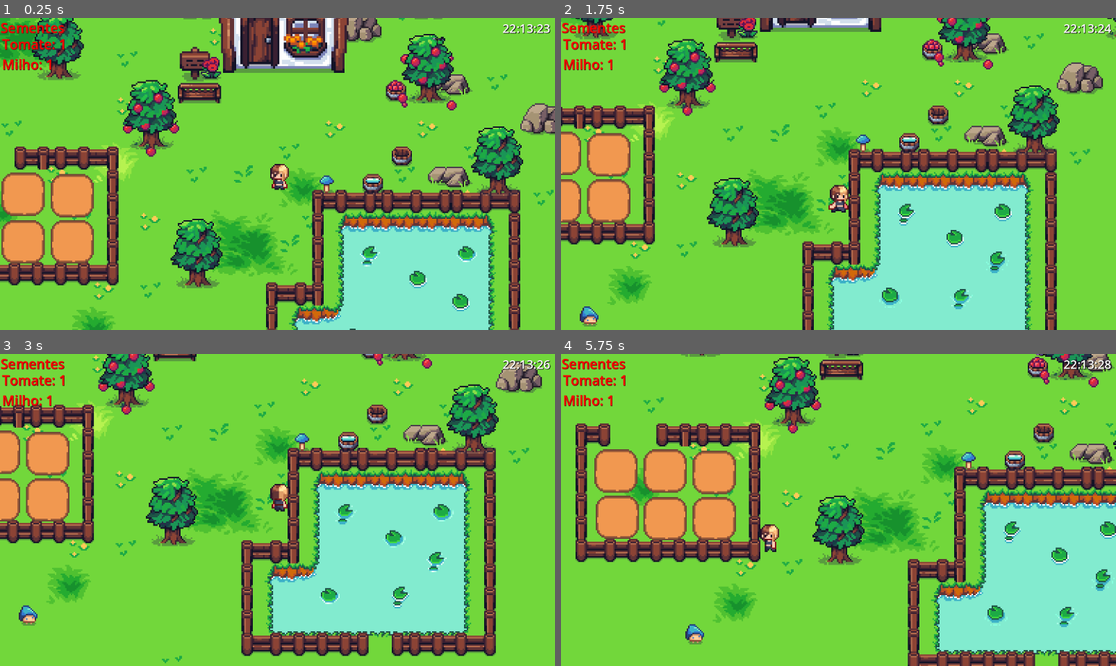
Above: before the commit, frames 1-4 (two rows, left to right).
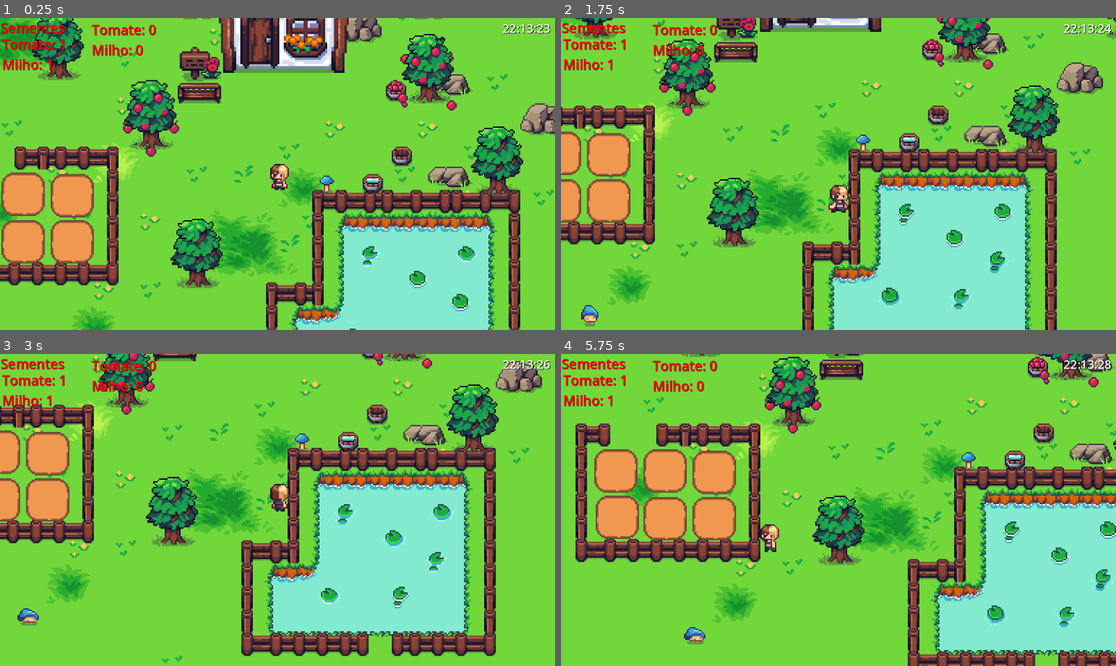
Above: after the commit, the same moments.

Repository: pazfelipe/little-farm
Game: Godot game, scene res://main.tscn
Two runs of this game, one before a commit and one after it. Both use one fixed random seed, a clock stepped at 60 frames per second and the inputs below.
Inputs:
- Up to frame 1 (0.25 s): no input
- Up to frame 2 (1.75 s): hold Right (ui_right) 0.53-1.28 s; tap E (action) at 0.6, 1.35 s; hold Down (ui_down) from 1.28 s (still down)
- Up to frame 3 (3 s): release Down (ui_down) at 2.03 s; hold Right (ui_right) 2.03-2.78 s; tap E (action) at 2.1, 2.85 s; hold Up (ui_up) from 2.78 s (still down)
- Up to frame 4 (5.75 s): release Up (ui_up) at 3.53 s; hold Left (ui_left) 3.53-5.03 s; tap E (action) at 3.6, 4.35, 5.1 s; hold Down (ui_down) from 5.03 s (still down)

The runs differ from the first frame. In frame 1, 0.4% of the frame differs, in the area x 16-29%, y 2-13%; in frame 2, 0.6%, in the area x 3-29%, y 2-99%; in frame 3, 0.5%; in frame 4, 0.5%.

Commit message:
feat: introduce vegetables values display and enhance crop signal data
- Added a new script for displaying vegetable values, showing quantities for tomatoes and corn.
- Updated crop scripts to emit signals with "coins" instead of "coin" for consistency.
- Enhanced the plot script to manage collected coins during harvesting.
- Renamed the shop node for clarity in the scene structure.
- Adjusted main scene to include the new vegetables values label for improved UI.

Diff:
--- a/main.tscn
+++ b/main.tscn
@@ -7,6 +7,7 @@
 [ext_resource type="Texture2D" uid="uid://dvpallg5h1jaw" path="res://assets/tilemaps/summer and spring items.png" id="4_1bvp3"]
 [ext_resource type="Script" uid="uid://b20np1286t5u7" path="res://tomato_crops_value.gd" id="4_lquwl"]
 [ext_resource type="Texture2D" uid="uid://b4l1enbld0m0y" path="res://assets/bugs/butterfly.png" id="6_7mycd"]
+[ext_resource type="Script" uid="uid://djlgmo1pyyhqi" path="res://scripts/vegetables_values.gd" id="6_efxa6"]
 [ext_resource type="Script" uid="uid://b2wbst250xpqm" path="res://scripts/lbl_show_local_time.gd" id="9_kek77"]
 [ext_resource type="PackedScene" uid="uid://u3h2pt14bfg0" path="res://scenes/npcs/shop.tscn" id="10_4c57u"]
 [ext_resource type="PackedScene" uid="uid://cwwrn8sjn3m1i" path="res://scenes/plot.tscn" id="11_efxa6"]
@@ -415,6 +416,19 @@
 text = "0"
 script = ExtResource("4_lquwl")
 
+[node name="vegetables_values" type="Label" parent="hold_info"]
+texture_filter = 1
+offset_left = 190.0
+offset_top = 5.0
+offset_right = 320.0
+offset_bottom = 44.0
+theme_override_colors/font_color = Color(0.989535, 0.00303515, 0.00166494, 1)
+theme_override_colors/font_shadow_color = Color(0.419608, 0.0862745, 0.0862745, 1)
+theme_override_colors/font_outline_color = Color(0.966939, 0.966939, 0.966939, 1)
+theme_override_font_sizes/font_size = 28
+text = "0"
+script = ExtResource("6_efxa6")
+
 [node name="lbl_show_local_time" type="Label" parent="hold_info"]
 offset_left = 1043.0
 offset_top = 4.0
@@ -492,7 +506,7 @@
 position = Vector2(0, 178)
 crop = "corn"
 
-[node name="shop" parent="." instance=ExtResource("10_4c57u")]
+[node name="npc_shop" parent="." instance=ExtResource("10_4c57u")]
 position = Vector2(93, 371)
 
 [connection signal="body_entered" from="bucket_crops" to="farmer" method="_on_bucket_crops_body_entered"]
--- a/scenes/npcs/shop.tscn
+++ b/scenes/npcs/shop.tscn
@@ -69,6 +69,7 @@
 [node name="AnimatedSprite2D" type="AnimatedSprite2D" parent="."]
 sprite_frames = SubResource("SpriteFrames_lwfmd")
 animation = &"idle"
+autoplay = "idle"
 frame_progress = 0.494178
 
 [node name="CollisionShape2D" type="CollisionShape2D" parent="."]
--- a/scripts/corn.gd
+++ b/scripts/corn.gd
@@ -17,4 +17,4 @@
 	await get_tree().create_timer(1).timeout
 	$AnimatedSprite2D.frame = 5
 
-	emit_signal("crop_fully_grown", {"coin": 3, "harvested_crops": randi_range(0,3)})
+	emit_signal("crop_fully_grown", {"coins": 3, "harvested_crops": randi_range(0,3)})
--- a/scripts/globals/crops.gd
+++ b/scripts/globals/crops.gd
@@ -1,6 +1,16 @@
 extends Node
 
 var crops = {"tomato": 1, "corn": 1}
+var vegetables_to_sell = {
+	"tomato": {
+		"quantity": 0,
+		"price": 0
+	},
+	"corn": {
+		"quantity": 0,
+		"price": 0
+	}
+}
 
 func add_quantity(vegetable_name: String, quantity: int) -> void:
 	crops[vegetable_name] += quantity
@@ -10,3 +20,10 @@
 
 func get_quantity(vegetable_name) -> int:
 	return crops[vegetable_name]
+
+func add_item_to_sell(item: String, quantity: int, price: int) -> void:
+	vegetables_to_sell[item]["quantity"] += quantity
+	vegetables_to_sell[item]["price"] = price
+
+func get_items_to_sell(vegetable: String) -> int:
+	return vegetables_to_sell[vegetable]["quantity"]
--- a/scripts/plot.gd
+++ b/scripts/plot.gd
@@ -5,6 +5,7 @@
 var can_harvest = false
 var instance: Node2D
 var crops_to_be_collected = 0
+var collected_coins = 0
 
 @export var crop: String = ""
 
@@ -55,7 +56,9 @@
 	can_harvest = false
 	is_allowed_to_plant = true
 	Crops.add_quantity(crop, crops_to_be_collected)
+	Crops.add_item_to_sell(crop, 1, collected_coins)
 
 func _on_crop_ready(harvest: Dictionary) -> void:
 	crops_to_be_collected = harvest.get("harvested_crops", 0)
+	collected_coins = harvest.get("coins", 0)
 	can_harvest = true
--- /dev/null
+++ b/scripts/vegetables_values.gd
@@ -0,0 +1,4 @@
+extends Label
+
+func _process(delta: float) -> void:
+	text = str("Tomate: ", Crops.get_items_to_sell("tomato"), "\nMilho: ", Crops.get_items_to_sell("corn"))
--- a/tomato.gd
+++ b/tomato.gd
@@ -17,4 +17,4 @@
 	await get_tree().create_timer(1).timeout
 	$AnimatedSprite2D.frame = 5
 
-	emit_signal("crop_fully_grown", {"coin": 1, "harvested_crops": randi_range(0,2)})
+	emit_signal("crop_fully_grown", {"coins": 1, "harvested_crops": randi_range(0,2)})
Not shown: 1 places in main.tscn that only renumber resources
Not shown, added: scripts/vegetables_values.gd.uid
